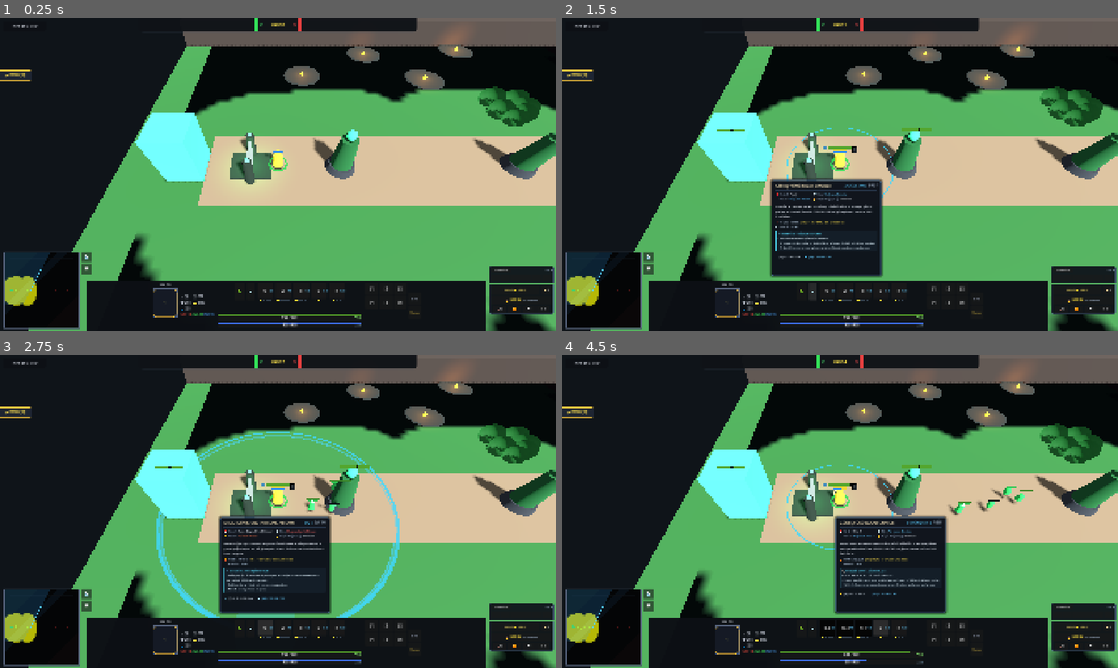
Above: before the commit, frames 1-4 (two rows, left to right).
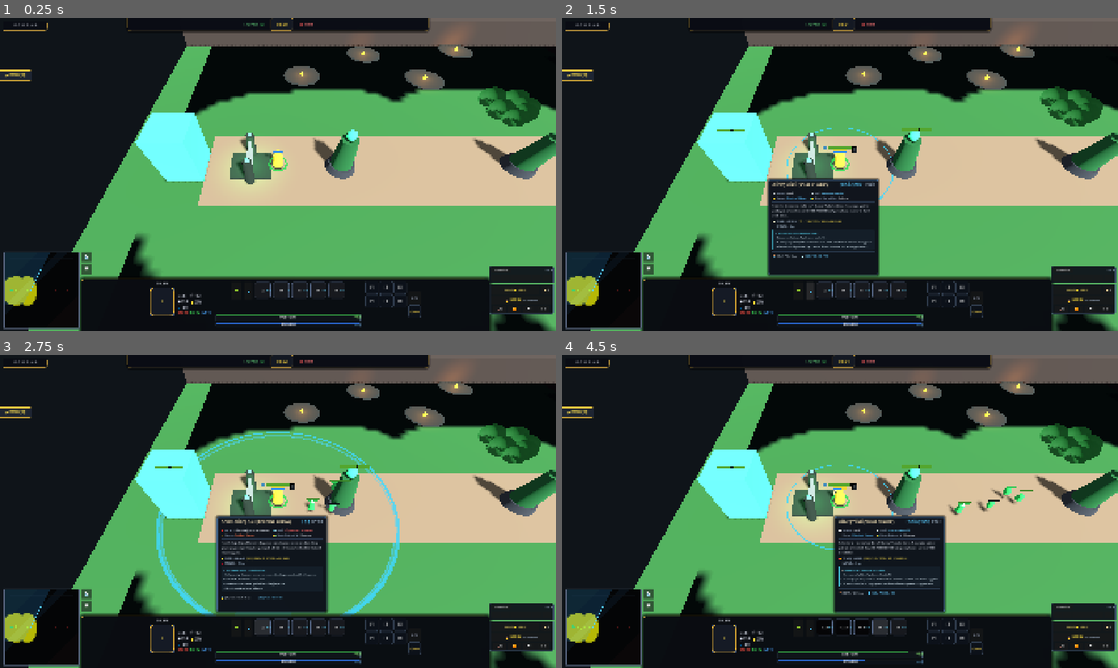
Above: after the commit, the same moments.

Repository: atalhatulu/eclipse-moba
Game: Godot game, scene res://scenes/map/moba_map_3d.tscn
The game is run twice, just before and just after one commit, with the same random seed, the same clock (stepped at 60 frames per second) and the same inputs.
Inputs:
- Up to frame 1 (0.25 s): no input
- Up to frame 2 (1.5 s): click "🌳" at 0.5 s; click "💧" at 1.25 s
- Up to frame 3 (2.75 s): click "Q" at 2 s
- Up to frame 4 (4.5 s): click "W" at 2.75 s; click "E" at 3.5 s; click "D" at 4.25 s

The runs differ from the first frame. In frame 1, 3.1% of the frame differs, in the area x 0-89%, y 0-100%; in frame 2, 5.3%; in frame 3, 5.2%; in frame 4, 5.2%.

Commit message:
Overhaul UI visual quality: metallic gold trims, tier-colored item borders, heraldic top scoreboard, beveled ability boxes

Diff:
--- a/systems/ui/dota_hud.gd
+++ b/systems/ui/dota_hud.gd
@@ -206,50 +206,74 @@
 func _build_top_bar(parent: Control) -> void:
 	var top_panel = PanelContainer.new()
 	top_panel.set_anchors_preset(Control.PRESET_TOP_WIDE)
-	top_panel.offset_left = 480
-	top_panel.offset_right = -480
+	top_panel.offset_left = 440
+	top_panel.offset_right = -440
 	top_panel.offset_top = 0
-	top_panel.offset_bottom = 48
+	top_panel.offset_bottom = 46
 
 	var style = StyleBoxFlat.new()
-	style.bg_color = Color(0.06, 0.07, 0.09, 0.96)
+	style.bg_color = Color(0.04, 0.05, 0.08, 0.96)
 	style.border_width_bottom = 2
-	style.border_color = Color(0.25, 0.30, 0.38)
-	style.corner_radius_bottom_left = 10
-	style.corner_radius_bottom_right = 10
+	style.border_width_left = 1
+	style.border_width_right = 1
+	style.border_color = Color(0.68, 0.54, 0.22, 0.9)
+	style.corner_radius_bottom_left = 12
+	style.corner_radius_bottom_right = 12
+	style.shadow_size = 8
+	style.shadow_color = Color(0.0, 0.0, 0.0, 0.6)
+	style.content_margin_left = 18
+	style.content_margin_right = 18
 	top_panel.add_theme_stylebox_override("panel", style)
 	parent.add_child(top_panel)
 
 	var hbox = HBoxContainer.new()
 	hbox.alignment = BoxContainer.ALIGNMENT_CENTER
-	hbox.add_theme_constant_override("separation", 28)
+	hbox.add_theme_constant_override("separation", 24)
 	top_panel.add_child(hbox)
 
-	# Radiant Score
+	# Radiant Score with Crest
 	var rad_box = HBoxContainer.new()
 	rad_box.add_theme_constant_override("separation", 8)
 	hbox.add_child(rad_box)
 
-	var rad_badge = ColorRect.new()
-	rad_badge.custom_minimum_size = Vector2(10, 24)
-	rad_badge.color = Color(0.2, 0.88, 0.35)
-	rad_box.add_child(rad_badge)
+	var rad_tag = Label.new()
+	rad_tag.text = "RADIANT"
+	rad_tag.add_theme_font_size_override("font_size", 12)
+	rad_tag.add_theme_color_override("font_color", Color(0.4, 0.85, 0.5))
+	rad_box.add_child(rad_tag)
 
 	radiant_score_label = Label.new()
 	radiant_score_label.text = "0"
 	radiant_score_label.add_theme_font_size_override("font_size", 18)
-	radiant_score_label.add_theme_color_override("font_color", Color(0.3, 0.95, 0.45))
+	radiant_score_label.add_theme_color_override("font_color", Color(0.3, 1.0, 0.45))
 	rad_box.add_child(radiant_score_label)
 
-	# Match Clock
+	# Match Clock Medallion
+	var clock_panel = PanelContainer.new()
+	clock_panel.custom_minimum_size = Vector2(76, 28)
+	var clk_s = StyleBoxFlat.new()
+	clk_s.bg_color = Color(0.08, 0.10, 0.14, 0.95)
+	clk_s.border_width_left = 1
+	clk_s.border_width_right = 1
+	clk_s.border_width_top = 1
+	clk_s.border_width_bottom = 1
+	clk_s.border_color = Color(0.68, 0.54, 0.22, 0.8)
+	clk_s.corner_radius_bottom_left = 6
+	clk_s.corner_radius_bottom_right = 6
+	clk_s.corner_radius_top_left = 6
+	clk_s.corner_radius_top_right = 6
+	clock_panel.add_theme_stylebox_override("panel", clk_s)
+	hbox.add_child(clock_panel)
+
 	match_timer_label = Label.new()
 	match_timer_label.text = "00:00"
 	match_timer_label.horizontal_alignment = HORIZONTAL_ALIGNMENT_CENTER
-	match_timer_label.add_theme_font_size_override("font_size", 17)
-	match_timer_label.add_theme_color_override("font_color", Color(1.0, 0.9, 0.3))
-	hbox.add_child(match_timer_label)
-
-	# Dire Score
+	match_timer_label.vertical_alignment = VERTICAL_ALIGNMENT_CENTER
+	match_timer_label.add_theme_font_size_override("font_size", 14)
+	match_timer_label.add_theme_color_override("font_color", Color(1.0, 0.85, 0.25))
+	clock_panel.add_child(match_timer_label)
+
+	# Dire Score with Crest
 	var dire_box = HBoxContainer.new()
 	dire_box.add_theme_constant_override("separation", 8)
 	hbox.add_child(dire_box)
@@ -257,24 +281,28 @@
 	dire_score_label = Label.new()
 	dire_score_label.text = "0"
 	dire_score_label.add_theme_font_size_override("font_size", 18)
-	dire_score_label.add_theme_color_override("font_color", Color(0.95, 0.3, 0.3))
+	dire_score_label.add_theme_color_override("font_color", Color(1.0, 0.35, 0.35))
 	dire_box.add_child(dire_score_label)
 
-	var dire_badge = ColorRect.new()
-	dire_badge.custom_minimum_size = Vector2(10, 24)
-	dire_badge.color = Color(0.9, 0.25, 0.25)
-	dire_box.add_child(dire_badge)
+	var dire_tag = Label.new()
+	dire_tag.text = "DIRE"
+	dire_tag.add_theme_font_size_override("font_size", 12)
+	dire_tag.add_theme_color_override("font_color", Color(0.95, 0.45, 0.45))
+	dire_box.add_child(dire_tag)
 
 	# Top Left: KDA scoreboard
 	var kda_box = PanelContainer.new()
 	kda_box.set_anchors_preset(Control.PRESET_TOP_LEFT)
 	kda_box.offset_left = 12
 	kda_box.offset_top = 10
-	kda_box.offset_right = 160
+	kda_box.offset_right = 165
 	kda_box.offset_bottom = 44
 
 	var kda_style = StyleBoxFlat.new()
-	kda_style.bg_color = Color(0.05, 0.06, 0.08, 0.9)
+	kda_style.bg_color = Color(0.04, 0.05, 0.08, 0.95)
+	kda_style.border_width_bottom = 2
+	kda_style.border_width_right = 2
+	kda_style.border_color = Color(0.68, 0.54, 0.22, 0.7)
 	kda_style.corner_radius_bottom_right = 8
 	kda_style.corner_radius_top_right = 8
 	kda_box.add_theme_stylebox_override("panel", kda_style)
@@ -284,8 +312,8 @@
 	kill_death_label.text = "K: 0  D: 0  A: 0"
 	kill_death_label.horizontal_alignment = HORIZONTAL_ALIGNMENT_CENTER
 	kill_death_label.vertical_alignment = VERTICAL_ALIGNMENT_CENTER
-	kill_death_label.add_theme_font_size_override("font_size", 13)
-	kill_death_label.add_theme_color_override("font_color", Color(0.9, 0.92, 0.96))
+	kill_death_label.add_theme_font_size_override("font_size", 12)
+	kill_death_label.add_theme_color_override("font_color", Color(0.92, 0.94, 0.98))
 	kda_box.add_child(kill_death_label)
 
 # ==============================================================================
@@ -294,15 +322,19 @@
 func _build_bottom_dashboard(parent: Control) -> void:
 	var dashboard = PanelContainer.new()
 	dashboard.set_anchors_preset(Control.PRESET_BOTTOM_WIDE)
-	dashboard.offset_left = 300
-	dashboard.offset_right = -240
+	dashboard.offset_left = 280
+	dashboard.offset_right = -230
 	dashboard.offset_bottom = 0
-	dashboard.offset_top = -175
+	dashboard.offset_top = -180
 
 	var dash_style = StyleBoxFlat.new()
-	dash_style.bg_color = Color(0.05, 0.06, 0.08, 0.98)
+	dash_style.bg_color = Color(0.04, 0.05, 0.07, 0.97)
 	dash_style.border_width_top = 3
-	dash_style.border_color = Color(0.24, 0.28, 0.36, 1.0)
+	dash_style.border_color = Color(0.68, 0.54, 0.22, 0.95)
+	dash_style.corner_radius_top_left = 12
+	dash_style.corner_radius_top_right = 12
+	dash_style.shadow_size = 12
+	dash_style.shadow_color = Color(0.0, 0.0, 0.0, 0.75)
 	dash_style.content_margin_left = 14
 	dash_style.content_margin_right = 14
 	dash_style.content_margin_top = 8
@@ -482,20 +514,39 @@
 		slot_vbox.add_theme_constant_override("separation", 2)
 		top_row.add_child(slot_vbox)
 
-		# [+] Level Up Button
+		# [+] Level Up Button (Golden Arrow)
 		var lvl_btn = Button.new()
-		lvl_btn.text = "+"
-		lvl_btn.custom_minimum_size = Vector2(52, 16)
+		lvl_btn.text = "▲"
+		lvl_btn.custom_minimum_size = Vector2(56, 18)
 		lvl_btn.visible = false
 		lvl_btn.add_theme_font_size_override("font_size", 11)
-		lvl_btn.add_theme_color_override("font_color", Color(1, 0.88, 0.25))
+		var lvl_style = StyleBoxFlat.new()
+		lvl_style.bg_color = Color(0.85, 0.68, 0.15, 0.95)
+		lvl_style.corner_radius_top_left = 4
+		lvl_style.corner_radius_top_right = 4
+		lvl_style.corner_radius_bottom_left = 4
+		lvl_style.corner_radius_bottom_right = 4
+		lvl_btn.add_theme_stylebox_override("normal", lvl_style)
+		lvl_btn.add_theme_color_override("font_color", Color(0.05, 0.05, 0.05))
 		lvl_btn.pressed.connect(func(): _on_levelup_clicked(s_info.slot))
 		slot_vbox.add_child(lvl_btn)
 		ability_levelup_buttons[s_info.slot] = lvl_btn
 
-		# Ability Icon Box
+		# Ability Icon Box with Engraved Beveled Frame
 		var btn_container = PanelContainer.new()
-		btn_container.custom_minimum_size = Vector2(54, 54)
+		btn_container.custom_minimum_size = Vector2(56, 56)
+		var b_box_style = StyleBoxFlat.new()
+		b_box_style.bg_color = Color(0.08, 0.10, 0.15, 1.0)
+		b_box_style.border_width_left = 2
+		b_box_style.border_width_top = 2
+		b_box_style.border_width_right = 2
+		b_box_style.border_width_bottom = 2
+		b_box_style.border_color = Color(0.35, 0.42, 0.55, 1.0)
+		b_box_style.corner_radius_top_left = 6
+		b_box_style.corner_radius_top_right = 6
+		b_box_style.corner_radius_bottom_left = 6
+		b_box_style.corner_radius_bottom_right = 6
+		btn_container.add_theme_stylebox_override("panel", b_box_style)
 		slot_vbox.add_child(btn_container)
 
 		var ab_btn = Button.new()
@@ -524,7 +575,7 @@
 		cd_overlay.add_child(cd_lbl)
 		ability_cooldown_labels[s_info.slot] = cd_lbl
 
-		# Mana Cost label
+		# Mana Cost label (Cyan Pill Chip)
 		var mana_lbl = Label.new()
 		mana_lbl.text = ""
 		mana_lbl.set_anchors_preset(Control.PRESET_BOTTOM_RIGHT)
@@ -532,7 +583,7 @@
 		mana_lbl.offset_top = -16
 		mana_lbl.horizontal_alignment = HORIZONTAL_ALIGNMENT_RIGHT
 		mana_lbl.add_theme_font_size_override("font_size", 10)
-		mana_lbl.add_theme_color_override("font_color", Color(0.4, 0.8, 1.0))
+		mana_lbl.add_theme_color_override("font_color", Color(0.4, 0.85, 1.0))
 		btn_container.add_child(mana_lbl)
 		ability_mana_labels[s_info.slot] = mana_lbl
 
@@ -562,14 +613,26 @@
 
 	# 1. Health Bar (Dota Green #549e29 with Centered HP and Right-aligned Regen)
 	var hp_box = PanelContainer.new()
-	hp_box.custom_minimum_size = Vector2(490, 24)
+	hp_box.custom_minimum_size = Vector2(500, 24)
+	var hp_box_style = StyleBoxFlat.new()
+	hp_box_style.bg_color = Color(0.06, 0.08, 0.10, 1.0)
+	hp_box_style.border_width_left = 1
+	hp_box_style.border_width_top = 1
+	hp_box_style.border_width_right = 1
+	hp_box_style.border_width_bottom = 1
+	hp_box_style.border_color = Color(0.25, 0.32, 0.40, 1.0)
+	hp_box_style.corner_radius_top_left = 4
+	hp_box_style.corner_radius_top_right = 4
+	hp_box.add_theme_stylebox_override("panel", hp_box_style)
 	parent.add_child(hp_box)
 
 	hp_bar = ProgressBar.new()
 	hp_bar.set_anchors_preset(Control.PRESET_FULL_RECT)
 	hp_bar.show_percentage = false
 	var hp_fill = StyleBoxFlat.new()
-	hp_fill.bg_color = Color(0.33, 0.62, 0.16, 1.0) # #549e29
+	hp_fill.bg_color = Color(0.22, 0.68, 0.28, 1.0)
+	hp_fill.corner_radius_top_left = 3
+	hp_fill.corner_radius_top_right = 3
 	hp_bar.add_theme_stylebox_override("fill", hp_fill)
 	hp_box.add_child(hp_bar)
 
@@ -593,14 +656,25 @@
 
 	# 2. Mana Bar (Dota Blue #3d6ee8 with Centered MP and Right-aligned Regen)
 	var mp_box = PanelContainer.new()
-	mp_box.custom_minimum_size = Vector2(490, 18)
+	mp_box.custom_minimum_size = Vector2(500, 18)
+	var mp_box_style = StyleBoxFlat.new()
+	mp_box_style.bg_color = Color(0.05, 0.07, 0.10, 1.0)
+	mp_box_style.border_width_left = 1
+	mp_box_style.border_width_bottom = 1
+	mp_box_style.border_width_right = 1
+	mp_box_style.border_color = Color(0.20, 0.28, 0.38, 1.0)
+	mp_box_style.corner_radius_bottom_left = 4
+	mp_box_style.corner_radius_bottom_right = 4
+	mp_box.add_theme_stylebox_override("panel", mp_box_style)
 	parent.add_child(mp_box)
 
 	mp_bar = ProgressBar.new()
 	mp_bar.set_anchors_preset(Control.PRESET_FULL_RECT)
 	mp_bar.show_percentage = false
 	var mp_fill = StyleBoxFlat.new()
-	mp_fill.bg_color = Color(0.24, 0.43, 0.91, 1.0) # #3d6ee8
+	mp_fill.bg_color = Color(0.18, 0.44, 0.90, 1.0)
+	mp_fill.corner_radius_bottom_left = 3
+	mp_fill.corner_radius_bottom_right = 3
 	mp_bar.add_theme_stylebox_override("fill", mp_fill)
 	mp_box.add_child(mp_bar)
 
@@ -618,8 +692,8 @@
 	mp_regen_label.horizontal_alignment = HORIZONTAL_ALIGNMENT_RIGHT
 	mp_regen_label.vertical_alignment = VERTICAL_ALIGNMENT_CENTER
 	mp_regen_label.add_theme_font_size_override("font_size", 10)
-	mp_regen_label.add_theme_color_override("font_color", Color(0.65, 0.85, 1.0))
-	mp_regen_label.text = "+0.8"
+	mp_regen_label.add_theme_color_override("font_color", Color(0.45, 0.80, 1.0))
+	mp_regen_label.text = "+1.5"
 	mp_box.add_child(mp_regen_label)
 
 	# 3. Heat Bar (For Heat-resource heroes like Kaelgor)
@@ -1088,20 +1162,65 @@
 			var slot_item = inv.slots[i]
 			if inventory_slot_buttons.size() > i:
 				var btn = inventory_slot_buttons[i]
+				var b_style = StyleBoxFlat.new()
+				b_style.corner_radius_top_left = 4
+				b_style.corner_radius_top_right = 4
+				b_style.corner_radius_bottom_left = 4
+				b_style.corner_radius_bottom_right = 4
+				b_style.border_width_left = 1
+				b_style.border_width_top = 1
+				b_style.border_width_right = 1
+				b_style.border_width_bottom = 1
+
 				if slot_item != null:
-					btn.text = slot_item.item_name.substr(0, 4)
-					btn.tooltip_text = "%s (%dg)" % [slot_item.item_name, slot_item.cost]
+					var cd = inv.active_cooldowns.get(i, 0.0)
+					if cd > 0.0:
+						btn.text = "%.1f" % cd
+						b_style.bg_color = Color(0.12, 0.05, 0.05, 0.95)
+					else:
+						btn.text = slot_item.item_name.substr(0, 4)
+						b_style.bg_color = Color(0.09, 0.12, 0.16, 0.98)
+
+					var tier_col = Color(0.5, 0.55, 0.65)
+					if slot_item.cost >= 5000:
+						tier_col = Color(1.0, 0.82, 0.20)
+					elif slot_item.cost >= 3800:
+						tier_col = Color(0.80, 0.35, 0.95)
+					elif slot_item.cost >= 2200:
+						tier_col = Color(0.25, 0.65, 1.0)
+					elif slot_item.cost >= 1000:
+						tier_col = Color(0.25, 0.85, 0.45)
+					b_style.border_color = tier_col
+					btn.tooltip_text = "%s (💰%d)" % [slot_item.item_name, slot_item.cost]
 				else:
 					btn.text = "[%d]" % (i + 1)
-					btn.tooltip_text = "Boş Slot"
+					btn.tooltip_text = "Boş Yuva [%d]" % (i + 1)
+					b_style.bg_color = Color(0.05, 0.07, 0.10, 0.9)
+					b_style.border_color = Color(0.20, 0.25, 0.32, 0.8)
+
+				btn.add_theme_stylebox_override("normal", b_style)
 
 		if boots_slot_button != null:
+			var boot_style = StyleBoxFlat.new()
+			boot_style.corner_radius_top_left = 4
+			boot_style.corner_radius_top_right = 4
+			boot_style.corner_radius_bottom_left = 4
+			boot_style.corner_radius_bottom_right = 4
+			boot_style.border_width_left = 1
+			boot_style.border_width_top = 1
+			boot_style.border_width_right = 1
+			boot_style.border_width_bottom = 1
 			if inv.boots_slot != null:
 				boots_slot_button.text = inv.boots_slot.item_name.substr(0, 5)
 				boots_slot_button.tooltip_text = "%s (%dg)" % [inv.boots_slot.item_name, inv.boots_slot.cost]
+				boot_style.bg_color = Color(0.10, 0.14, 0.20, 0.98)
+				boot_style.border_color = Color(0.85, 0.70, 0.25)
 			else:
 				boots_slot_button.text = "Çizme"
 				boots_slot_button.tooltip_text = "Özel Çizme Slotu"
+				boot_style.bg_color = Color(0.05, 0.07, 0.10, 0.9)
+				boot_style.border_color = Color(0.20, 0.25, 0.32, 0.8)
+			boots_slot_button.add_theme_stylebox_override("normal", boot_style)
 
 	if stats_popup != null and stats_popup.visible:
 		stats_popup.update_stats(target_hero)
--- a/systems/ui/hero_selection_ui.gd
+++ b/systems/ui/hero_selection_ui.gd
@@ -328,7 +328,7 @@
 		attr_name = "ZEKA (INT)"
 
 	var style = StyleBoxFlat.new()
-	style.bg_color = Color(0.09, 0.12, 0.17, 0.95)
+	style.bg_color = Color(0.08, 0.11, 0.16, 0.95)
 	style.border_width_left = 4
 	style.border_width_right = 1
 	style.border_width_top = 1
@@ -343,6 +343,11 @@
 	style.content_margin_right = 10
 	style.content_margin_bottom = 8
 	btn.add_theme_stylebox_override("normal", style)
+
+	var hover_style = style.duplicate()
+	hover_style.bg_color = Color(0.14, 0.18, 0.26, 0.98)
+	hover_style.border_color = Color(1.0, 0.85, 0.3)
+	btn.add_theme_stylebox_override("hover", hover_style)
 
 	var card_vbox = VBoxContainer.new()
 	card_vbox.set_anchors_preset(PRESET_FULL_RECT)
